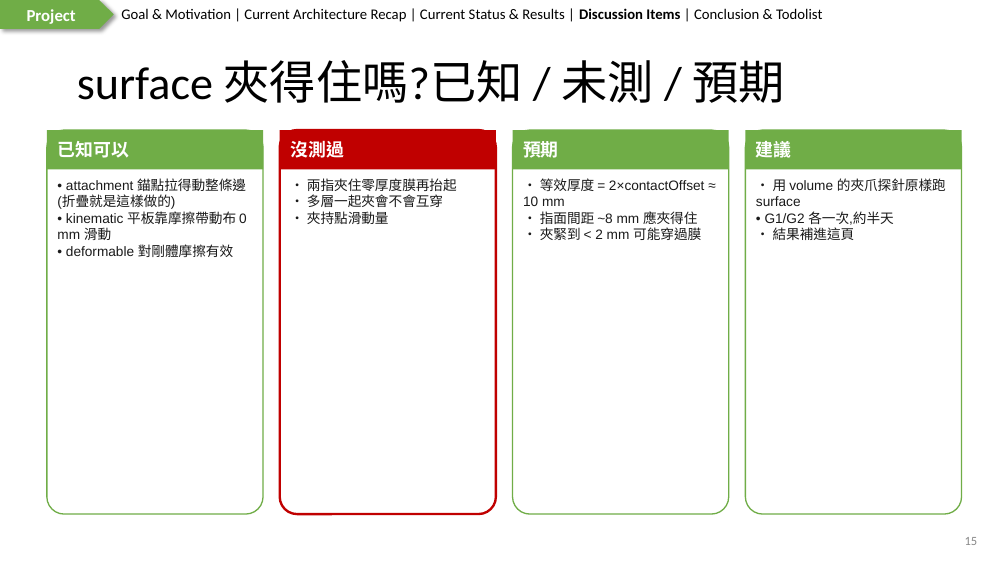
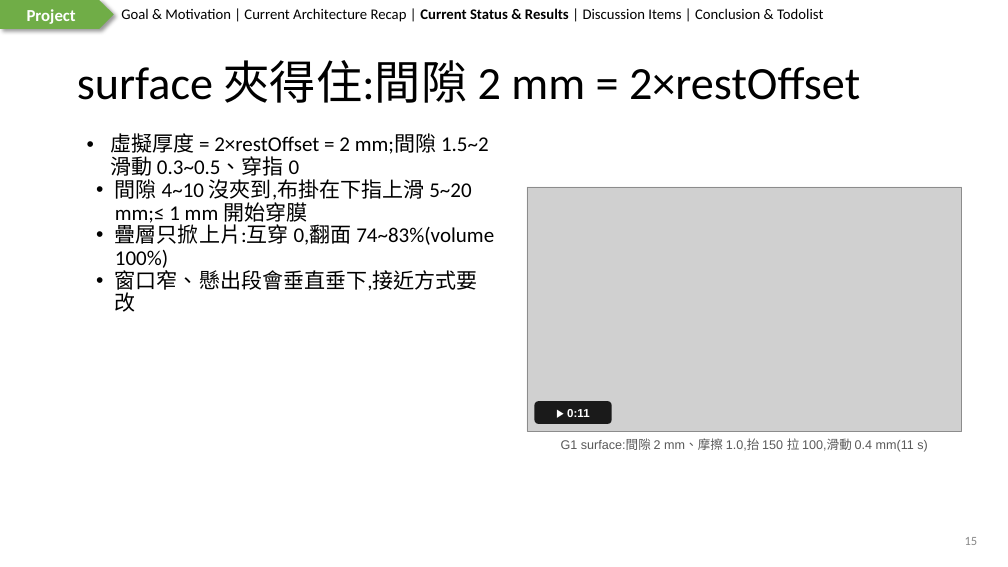
Before and after one commit to wyattsheu/sim-forge, a slide deck: slide 15 of sims/fr3_bubblewrap_pack_20261007/deck/2026-10-07-Report.pptx. Drawn at 1008x567 pixels with LibreOffice and Linux fonts; fonts in the diff are those of the drawing; grey boxes stand for pictures. Boxes give left, top, right and bottom in pixels: in the first picture for what was removed or moved away, otherwise in the second. Text is boxed around its words. In the diff, an @@ line names an element or a change of style, - is before the commit and + after.

Commit message:
deck: surface graspability slide now measured (G1/G2 surface)

```diff
--- a/sims/fr3_bubblewrap_pack_20261007/deck/2026-10-07-Report.pptx
+++ b/sims/fr3_bubblewrap_pack_20261007/deck/2026-10-07-Report.pptx
@@ text "Goal & Motivation | Current ..." at [121, 8, 823, 22]: bold on in "Current Status & Results"; bold off in "Discussion Items" @@
@@ title at [77, 60, 860, 103]: text changed @@
-surface 夾得住嗎?已知 / 未測 / 預期
+surface 夾得住:間隙 2 mm = 2×restOffset
@@ rounded rectangle removed at [47, 130, 263, 514] @@
@@ rectangle removed at [47, 130, 263, 169] @@
@@ text removed at [57, 141, 128, 158] @@
-已知可以
@@ text added at [110, 133, 494, 312], 20 pt, text #000000 @@
+• 虛擬厚度 = 2×restOffset = 2 mm;間隙 1.5~2 滑動 0.3~0.5、穿指 0
+• 間隙 4~10 沒夾到,布掛在下指上滑 5~20 mm;≤ 1 mm 開始穿膜
+• 疊層只掀上片:互穿 0,翻面 74~83%(volume 100%)
+• 窗口窄、懸出段會垂直垂下,接近方式要改
@@ rounded rectangle removed at [280, 130, 496, 514] @@
@@ rectangle removed at [280, 130, 496, 169] @@
@@ text removed at [290, 141, 344, 158] @@
-沒測過
@@ rounded rectangle removed at [513, 130, 729, 514] @@
@@ rectangle removed at [513, 130, 729, 169] @@
@@ text removed at [523, 138, 559, 162] @@
-預期
@@ rounded rectangle removed at [746, 130, 962, 514] @@
@@ rectangle removed at [746, 130, 962, 169] @@
@@ text removed at [756, 138, 792, 162] @@
-建議
@@ text removed at [57, 178, 247, 257] @@
-• attachment 錨點拉得動整條邊(折疊就是這樣做的)
-• kinematic 平板靠摩擦帶動布 0 mm 滑動
-• deformable 對剛體摩擦有效
@@ text removed at [307, 178, 457, 224] @@
-• 兩指夾住零厚度膜再抬起
-• 多層一起夾會不會互穿
-• 夾持點滑動量
@@ text removed at [523, 178, 704, 240] @@
-• 等效厚度 = 2×contactOffset ≈ 10 mm
-• 指面間距 ~8 mm 應夾得住
-• 夾緊到 < 2 mm 可能穿過膜
@@ text removed at [756, 178, 946, 240] @@
-• 用 volume 的夾爪探針原樣跑 surface
-• G1/G2 各一次,約半天
-• 結果補進這頁
@@ picture added at [527, 187, 962, 431] @@
@@ rounded rectangle added at [535, 402, 612, 424], fill #1A1A1A, 11 pt, text #FFFFFF, bold @@
+▶ 0:11
@@ text added at [561, 438, 927, 452], 12 pt, text #595959 @@
+G1 surface:間隙 2 mm、摩擦 1.0,抬 150 拉 100,滑動 0.4 mm(11 s)
```
Also in this commit, not shown: 2 other files.
